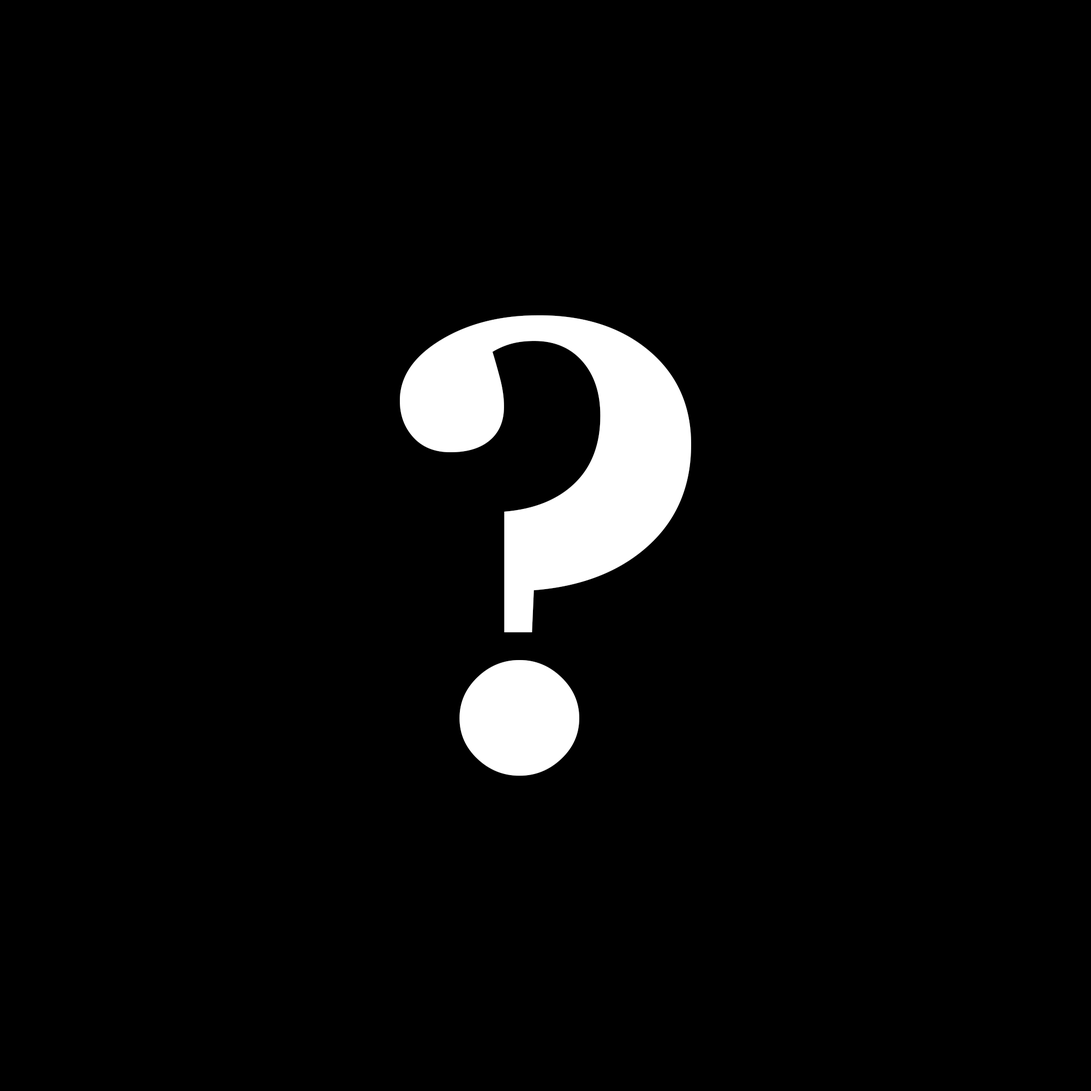
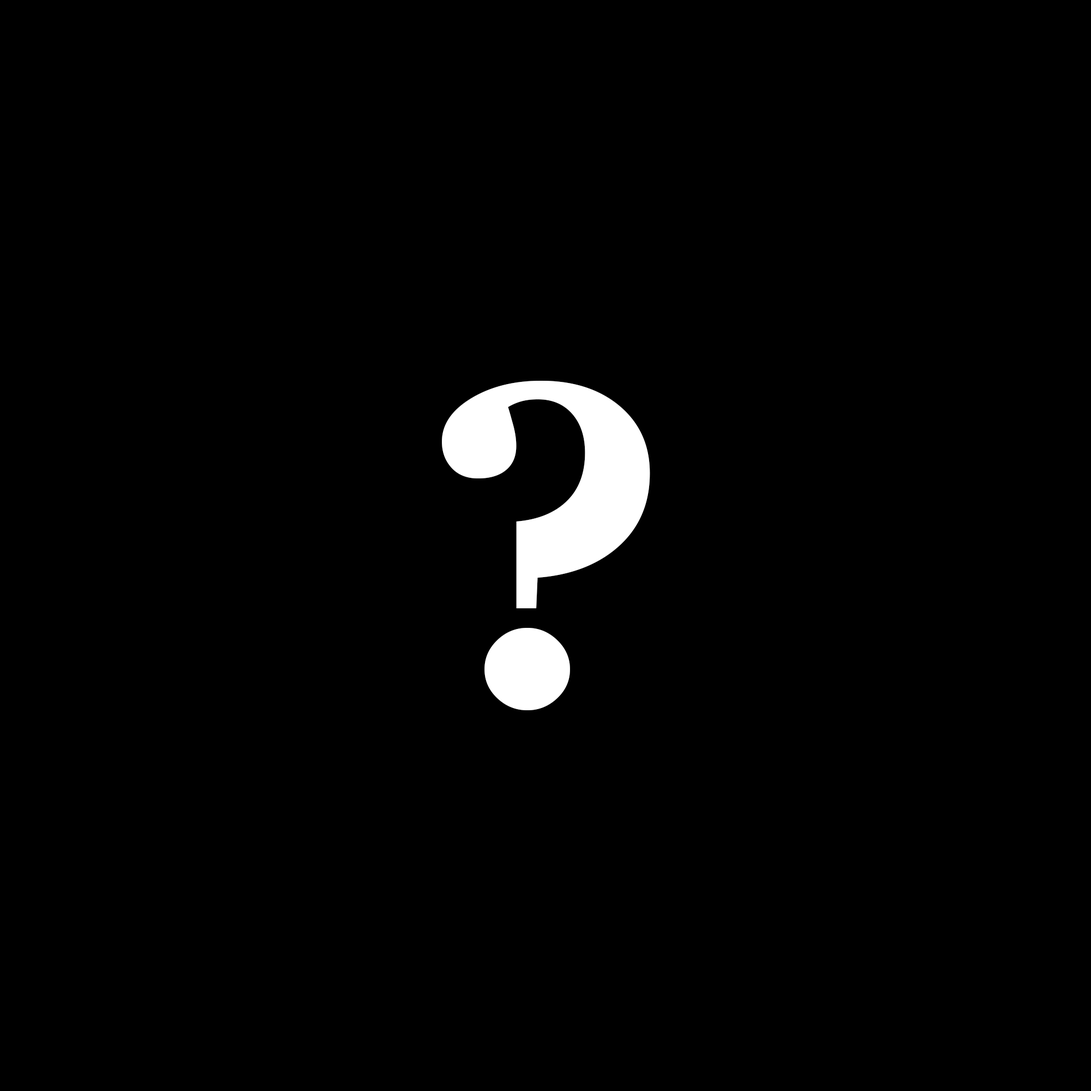
Comparing the layer stacks of the two 1091 × 1091 images. Changes:
painted on "?" over [400, 315, 692, 777]
